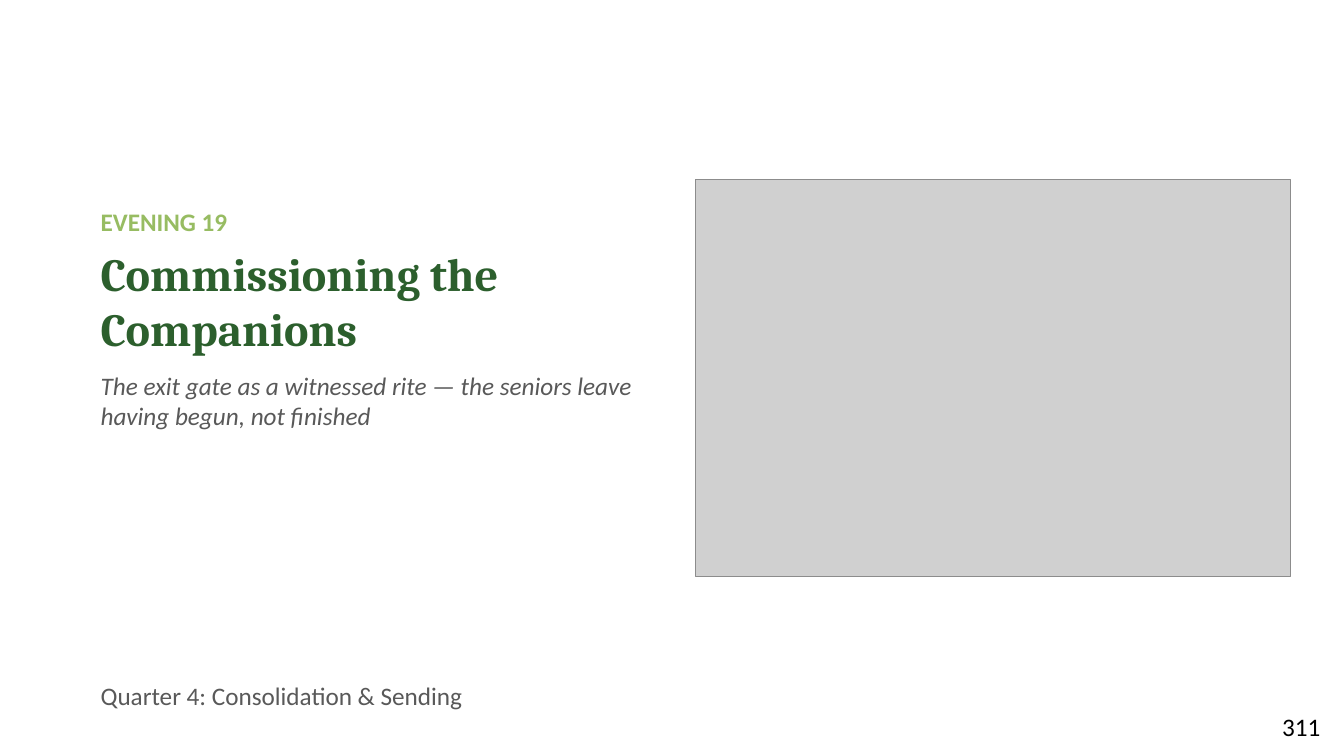
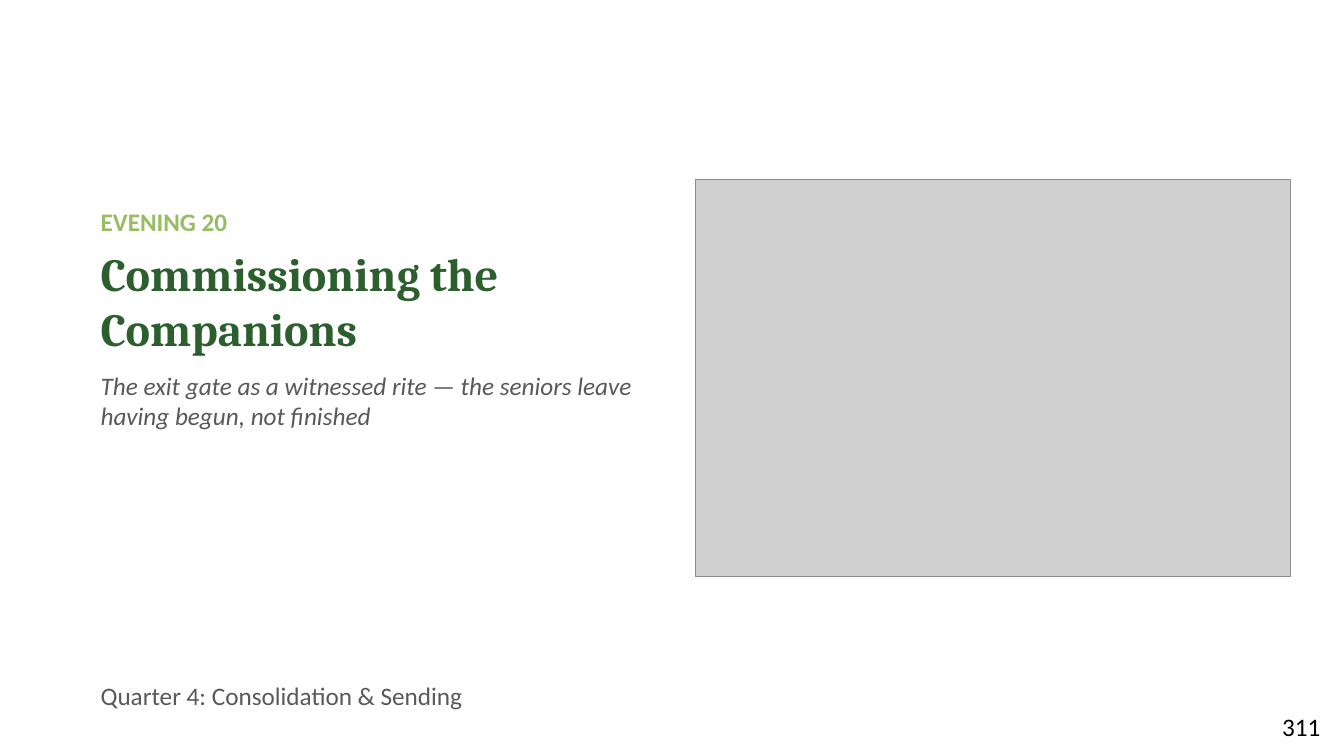
Before and after one commit to jgtittle-ministries/fellowship-of-the-heart-pilot-at-cca-dev, a slide deck: slide 2 of _implementation-notes/evening-series/FotH Evening Session 22 Slides DRAFT v1.pptx. Drawn at 1344x756 pixels with LibreOffice and Linux fonts; fonts in the diff are those of the drawing; grey boxes stand for pictures. Boxes give left, top, right and bottom in pixels: in the first picture for what was removed or moved away, otherwise in the second. Text is boxed around its words. In the diff, an @@ line names an element or a change of style, - is before the commit and + after.

```diff
--- a/_implementation-notes/evening-series/FotH Evening Session 22 Slides DRAFT v1.pptx
+++ b/_implementation-notes/evening-series/FotH Evening Session 22 Slides DRAFT v1.pptx
@@ text at [101,214,228,231]: text changed @@
-EVENING 19
+EVENING 20
```
Also in this commit, not shown: 2 other slides changed, 57 other files.
